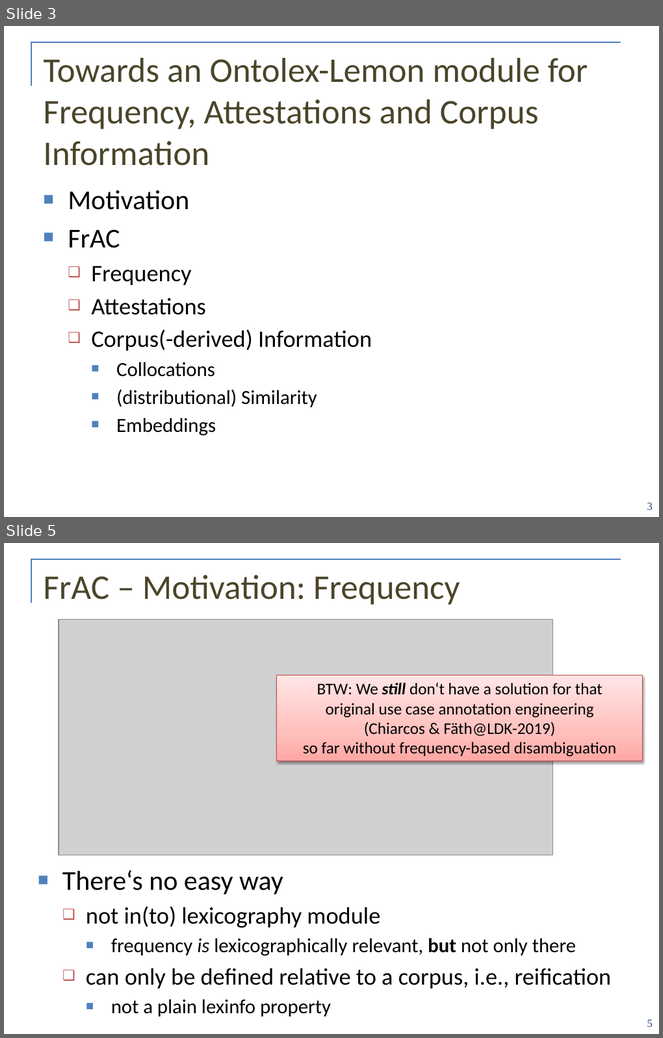
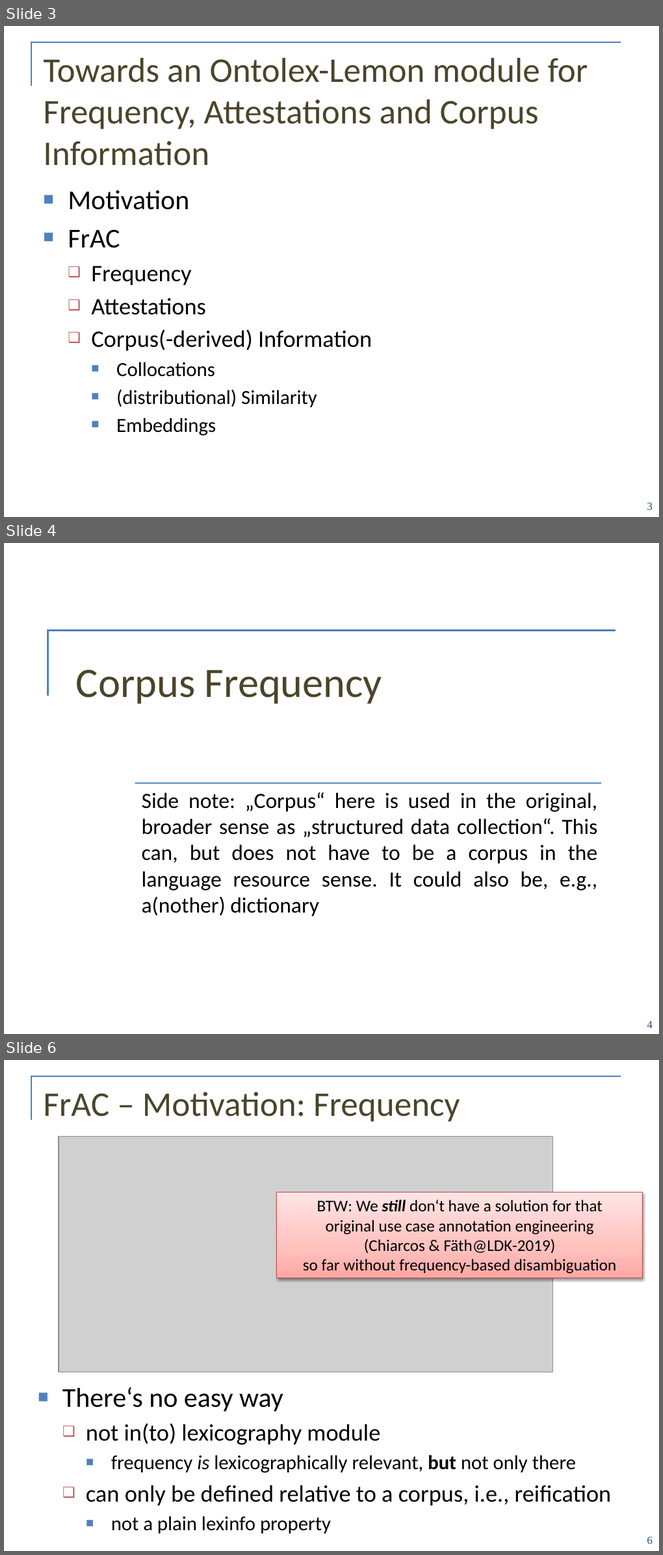
Before and after one commit to ontolex/frequency-attestation-corpus-information, a slide deck: doc/ontolex-f2f-leipzig-may2019.pptx. Shown one above the other, each under a label of ours: slides 3 and 5 before the commit, slides 3, 4 and 6 after it; the slides between them are not shown. The pictures are 663x1038 and 663x1555 pixels, drawn with LibreOffice and Linux fonts; fonts in the diff are those of the drawing; grey boxes stand for pictures; background and template pictures are left out. Boxes give left, top, right and bottom in pixels: in the first picture for what was removed or moved away, otherwise in the second. Text is boxed around its words. In the diff, an @@ line names an element or a change of style, - is before the commit and + after.

```diff
--- a/doc/ontolex-f2f-leipzig-may2019.pptx
+++ b/doc/ontolex-f2f-leipzig-may2019.pptx
@@ slide 4 added at bbox=[4, 543, 659, 1034], background #FFFFFF @@
@@ freeform shape added at bbox=[48, 630, 616, 696], outline #4F81BD 2 pt @@
@@ title added at bbox=[76, 670, 382, 704], 46 pt, text #4A452A @@
+Corpus Frequency
@@ line added from (135, 783) to (601, 783), #4F81BD 1.5 pt @@
@@ subtitle added at bbox=[142, 793, 598, 917], 24 pt, text #000000 @@
+Side note: „Corpus“ here is used in the original, broader sense as „structured data collection“. This can, but does not have to be a corpus in the language resource sense. It could also be, e.g., a(nother) dictionary
@@ page number added at bbox=[648, 1021, 653, 1029], 12 pt, text #1F497D @@
+4
@@ what was slide 5 is now slide 6 @@
@@ page number at bbox=[648, 1537, 653, 1544]: text changed @@
-5
+6
```
Also in this commit, not shown: 1 slide changed, 17 other slides added.
